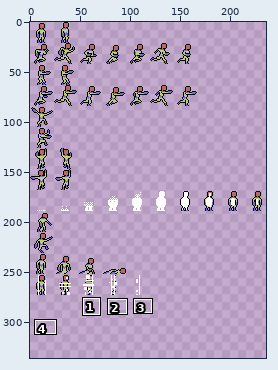
Sprite sheet, stored at assets/graphics/proto/Proto.png. The first picture is a wide view before the edit; the outline marks the close-up.
Close-up. Before:
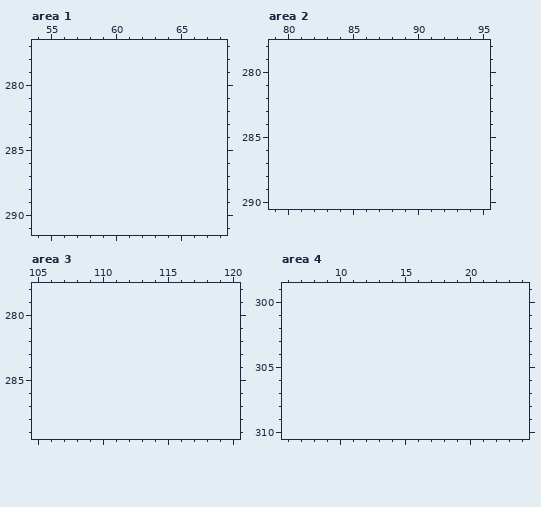
The file is 240x273 pixels. Shown: area 1: x 54..68, y 277..291; area 2: x 79..95, y 278..290; area 3: x 105..120, y 278..289; area 4: x 6..24, y 299..310. The old version is drawn lined up with the new one, on the new canvas. The wide view leaves out empty margins. The commit also changed other parts of the picture, which this record leaves out.
Palette (. is transparent): 
After the commit:
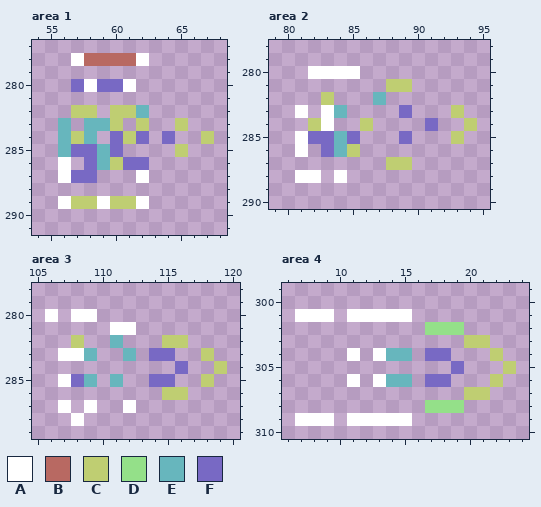
Colours new in this view: A #ffffff  B #b86962  C #bfce72  D #94e089  E #67b6bd  F #7869c4
Change:
canvas 240x273 -> 240x336
Area 1:
y 278: x 57..62 ...... -> ABBBBA
y 280: x 57..61 ..... -> FAFFA
y 282: x 57..58 .. -> CC; x 60..62 ... -> CCE
y 283: x 56 . -> E; x 58..60 ... -> EEC; x 62 . -> C; x 65 . -> C
y 284: x 56..58 ... -> ECE; x 60..62 ... -> FCF; x 64 . -> F; x 67 . -> C
y 285: x 56..60 ..... -> EFFEF; x 65 . -> C
y 286: x 56 . -> A; x 58..62 ..... -> FECFF
y 287: x 56..58 ... -> AFF; x 62 . -> A
y 289: x 56..62 ....... -> ACCACCA
Area 2:
y 280: x 82..85 .... -> AAAA
y 281: x 88..89 .. -> CC
y 282: x 83 . -> C; x 87 . -> E
y 283: x 81 . -> A; x 83..84 .. -> AE; x 89 . -> F; x 93 . -> C
y 284: x 82..83 .. -> CA; x 86 . -> C; x 91 . -> F; x 94 . -> C
y 285: x 81..85 ..... -> AFFEF; x 89 . -> F; x 93 . -> C
y 286: x 81 . -> A; x 83..85 ... -> FEC
y 287: x 88..89 .. -> CC
y 288: x 81..82 .. -> AA; x 84 . -> A
Area 3:
y 280: x 106 . -> A; x 108..109 .. -> AA
y 281: x 111..112 .. -> AA
y 282: x 108 . -> C; x 111 . -> E; x 115..116 .. -> CC
y 283: x 107..109 ... -> AAE; x 112 . -> E; x 114..115 .. -> FF; x 118 . -> C
y 284: x 116 . -> F; x 119 . -> C
y 285: x 107..109 ... -> AFE; x 111 . -> E; x 114..115 .. -> FF; x 118 . -> C
y 286: x 115..116 .. -> CC
y 287: x 107 . -> A; x 109 . -> A; x 112 . -> A
y 288: x 108 . -> A
Area 4:
y 301: x 7..9 ... -> AAA; x 11..15 ..... -> AAAAA
y 302: x 17..19 ... -> DDD
y 303: x 20..21 .. -> CC
y 304: x 11 . -> A; x 13..15 ... -> AEE; x 17..18 .. -> FF; x 22 . -> C
y 305: x 19 . -> F; x 23 . -> C
y 306: x 11 . -> A; x 13..15 ... -> AEE; x 17..18 .. -> FF; x 22 . -> C
y 307: x 20..21 .. -> CC
y 308: x 17..19 ... -> DDD
y 309: x 7..9 ... -> AAA; x 11..15 ..... -> AAAAA
Boxes around the changes in both close-ups, in picture pixels (x1, y1, x2, y2):
added: (58, 53, 214, 209)
added: (295, 66, 477, 183)
added: (45, 309, 227, 426)
added: (295, 309, 516, 426)
